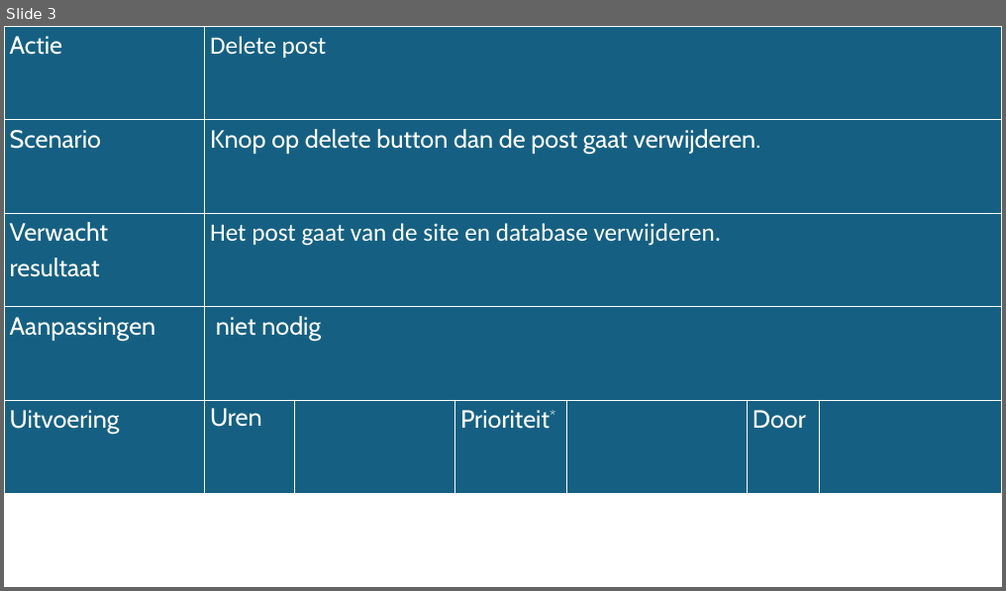
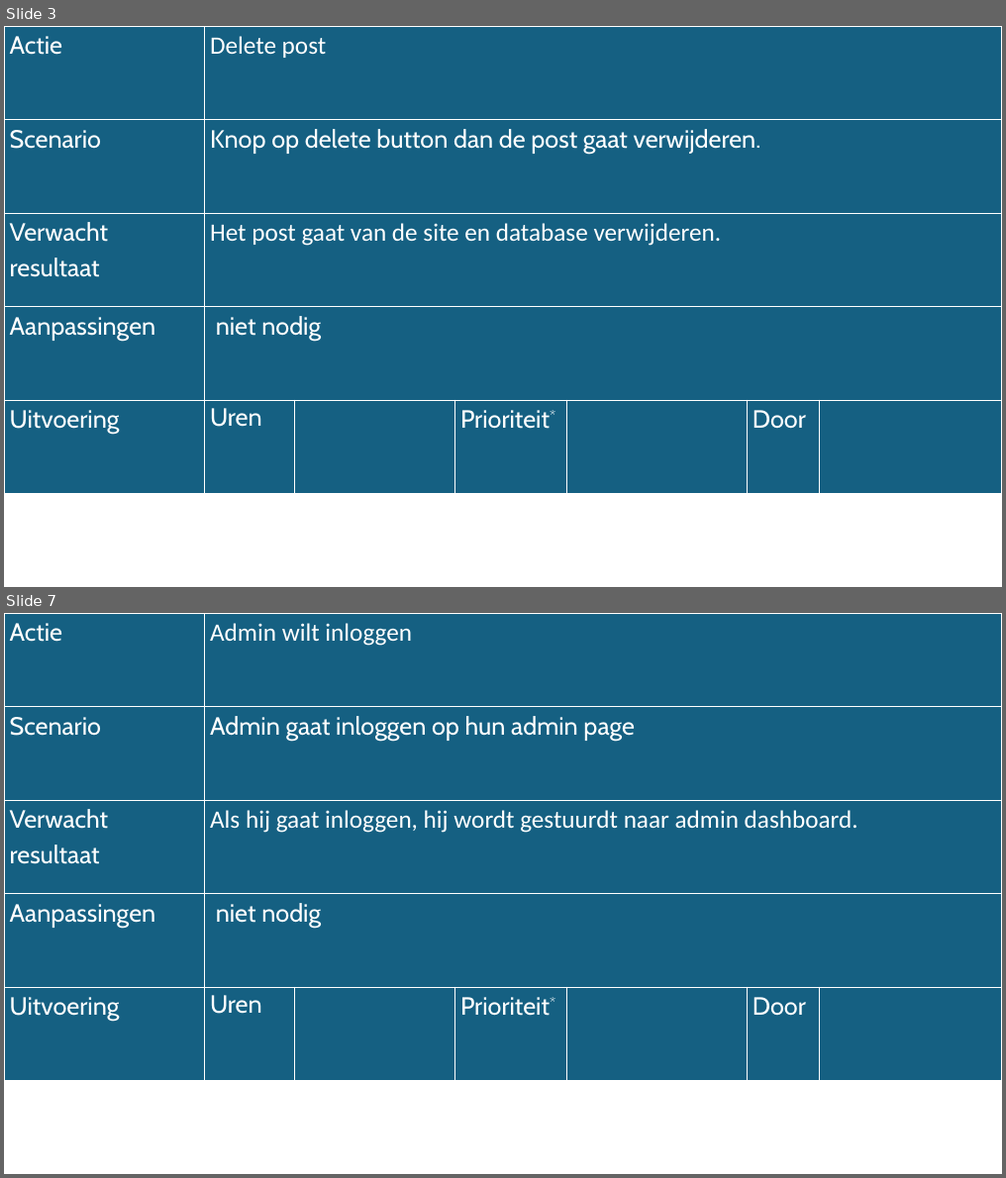
Before and after one commit to JamalKainbayov/Project-3, a slide deck: documenten/Presentatie8.pptx. Shown one above the other, each under a label of ours: slide 3 before the commit, slides 3 and 7 after it; the slides between them are not shown. The pictures are 1006x591 and 1006x1178 pixels, drawn with LibreOffice and Linux fonts; fonts in the diff are those of the drawing. Boxes give left, top, right and bottom in pixels: in the first picture for what was removed or moved away, otherwise in the second. Text is boxed around its words. In the diff, an @@ line names an element or a change of style, - is before the commit and + after.

```diff
--- a/documenten/Presentatie8.pptx
+++ b/documenten/Presentatie8.pptx
@@ slide 7 added at box(4, 613, 1002, 1174), background #FFFFFF @@
@@ table added at box(4, 613, 1002, 1081), 5 rows, 7 columns @@
+Actie | Admin wilt inloggen |  |  |  |  | 
+Scenario | Admin gaat inloggen op hun admin page |  |  |  |  | 
+Verwacht resultaat | Als hij gaat inloggen, hij wordt gestuurdt naar admin dashboard. |  |  |  |  | 
+Aanpassingen | niet nodig |  |  |  |  | 
+Uitvoering | Uren |  | Prioriteit* |  | Door | 
```
Also in this commit, not shown: 3 other slides added.
